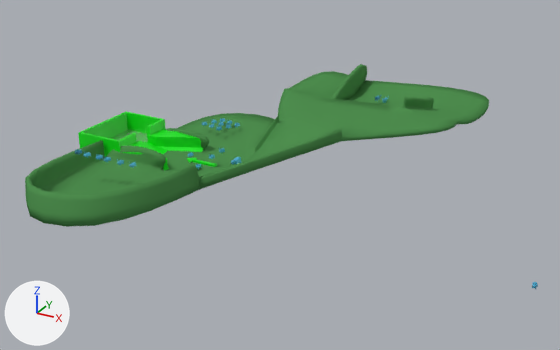
The Blender file art/animals.blend, before and after one commit.
One viewpoint serves both versions: a 50 mm camera at (8.2, -106.4, 60.9) aimed at (-55.7, 9.7, 2.8). Every picture has the same lights, and +X, +Y and +Z are marked at lower left.

Names of what the first picture shows: 'Goal', 'Level'.
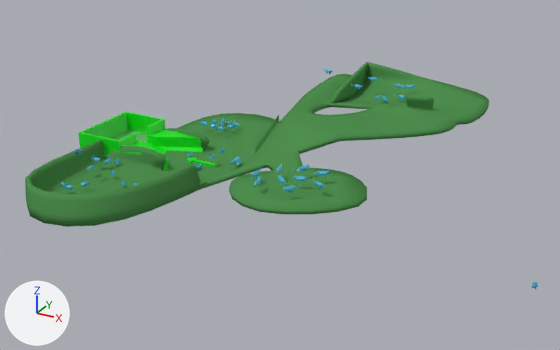
Location of each change, [x1, y1, x2, y2] in pixels of the pictures (560 x 350 px):
'Level', reshaped: before [25, 64, 489, 227]; after [25, 62, 489, 227]
'Collectable.Kitty.012', added: after [293, 175, 313, 183]
'Collectable.Kitty.013', added: after [283, 184, 300, 193]
'Collectable.Kitty.014', added: after [311, 170, 330, 177]
'Collectable.Kitty.011', added: after [294, 164, 310, 173]
'Collectable.Kitty.015', added: after [313, 179, 324, 190]
'Collectable.Kitty.008', added: after [253, 176, 262, 187]
'Collectable.Kitty.007', added: after [251, 168, 261, 178]
'Collectable.Kitty.010', added: after [278, 175, 288, 185]
part 1 of me_levelmesh, built on: before [199, 64, 473, 189]; after [200, 62, 473, 214]

What the commit changed:
me_levelmesh is used by ob_level; location (0.0, 0.0, -0.7); scale (3.74, 3.74, 3.74).
me_levelmesh had 46 vertices, 23 faces and spanned x -24.9..-7.2, y -7.3..15.7, z 1.0..4.1.
me_levelmesh now has 57 vertices, 27 faces, 1 loose edge and spans x -24.9..-7.2, y -7.3..15.6, z 1.0..3.9.
Part 1, on me_levelmesh:
5 vertices are removed from x -18.4..-10.8, y 3.0..15.2, z 2.6..4.1.
9 faces are deleted.
4 vertices move from x -19.2..-7.6, y 7.6..15.7, z 2.2..3.1 to x -18.0..-7.6, y 5.3..15.6, z 2.2..3.4.
16 vertices are added at x -17.1..-7.6, y -5.2..15.2, z 2.3..3.6.
1 loose edge is added.
13 new faces join them.
Object 'Collectable.Kitty.015' (ob_collectable_kitty_015) is new; it shows me_kitty.
Its location is (-39.4, -7.3, 11.2).
Its rotation in degrees is (0, 0, 59).
Its scale is (0.377, 0.377, 0.377).
It gains a MIRROR modifier named 'Mirror'.
Modifier setting: use_clip = True.
It gains a SUBSURF modifier named 'Subdivision'.
Modifier setting: levels = 2.
Object 'Collectable.Kitty.014' (ob_collectable_kitty_014) is new; it shows me_kitty.
Its location is (-40.9, -3.1, 11.2).
Its rotation in degrees is (0, 0, 118).
Its scale is (0.377, 0.377, 0.377).
It gains a MIRROR modifier named 'Mirror'.
Modifier setting: use_clip = True.
It gains a SUBSURF modifier named 'Subdivision'.
Modifier setting: levels = 2.
Object 'Collectable.Kitty.013' (ob_collectable_kitty_013) is new; it shows me_kitty.
Its location is (-42.7, -10.8, 11.2).
Its rotation in degrees is (0, 0, -27).
Its scale is (0.377, 0.377, 0.377).
It gains a MIRROR modifier named 'Mirror'.
Modifier setting: use_clip = True.
It gains a SUBSURF modifier named 'Subdivision'.
Modifier setting: levels = 2.
Object 'Collectable.Kitty.012' (ob_collectable_kitty_012) is new; it shows me_kitty.
Its location is (-42.9, -6.7, 11.2).
Its rotation in degrees is (0, 0, -62).
Its scale is (0.377, 0.377, 0.377).
It gains a MIRROR modifier named 'Mirror'.
Modifier setting: use_clip = True.
It gains a SUBSURF modifier named 'Subdivision'.
Modifier setting: levels = 2.
Object 'Collectable.Kitty.011' (ob_collectable_kitty_011) is new; it shows me_kitty.
Its location is (-44.5, -2.8, 11.2).
Its rotation in degrees is (0, 0, 153).
Its scale is (0.377, 0.377, 0.377).
It gains a MIRROR modifier named 'Mirror'.
Modifier setting: use_clip = True.
It gains a SUBSURF modifier named 'Subdivision'.
Modifier setting: levels = 2.
Object 'Collectable.Kitty.010' (ob_collectable_kitty_010) is new; it shows me_kitty.
Its location is (-45.2, -8.7, 11.2).
Its rotation in degrees is (0, 0, -123).
Its scale is (0.377, 0.377, 0.377).
It gains a MIRROR modifier named 'Mirror'.
Modifier setting: use_clip = True.
It gains a SUBSURF modifier named 'Subdivision'.
Modifier setting: levels = 2.
Object 'Collectable.Kitty.008' (ob_collectable_kitty_008) is new; it shows me_kitty.
Its location is (-48.3, -11.0, 11.2).
Its rotation in degrees is (0, 0, 188).
Its scale is (0.377, 0.377, 0.377).
It gains a MIRROR modifier named 'Mirror'.
Modifier setting: use_clip = True.
It gains a SUBSURF modifier named 'Subdivision'.
Modifier setting: levels = 2.
Object 'Collectable.Kitty.007' (ob_collectable_kitty_007) is new; it shows me_kitty.
Its location is (-50.2, -8.4, 11.2).
Its scale is (0.377, 0.377, 0.377).
It gains a MIRROR modifier named 'Mirror'.
Modifier setting: use_clip = True.
It gains a SUBSURF modifier named 'Subdivision'.
Modifier setting: levels = 2.
